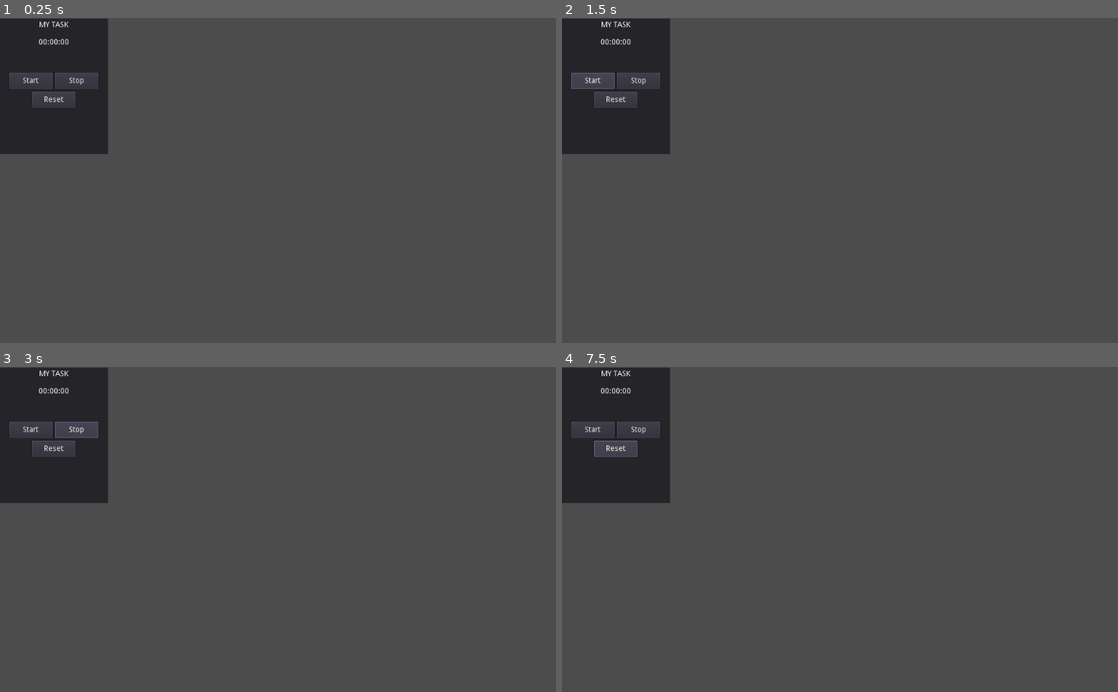
Above: before the commit, frames 1-4 (two rows, left to right).
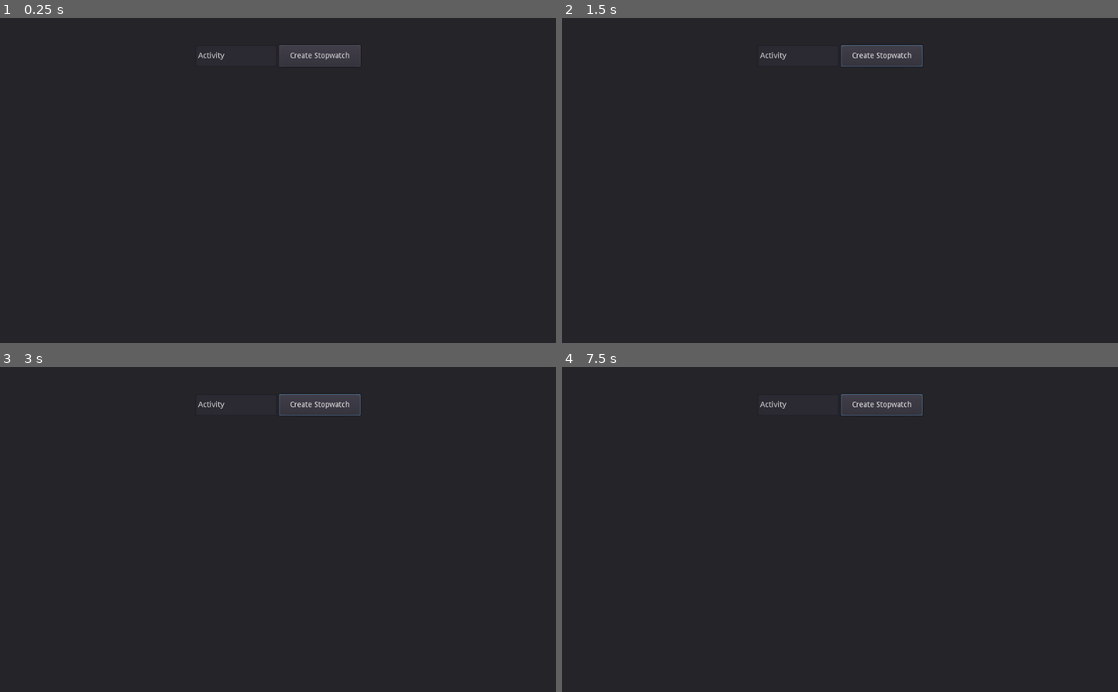
Above: after the commit, the same moments.

Repository: gil-x/task-timer
Game: Godot game, scene res://Dashboard.tscn
The game is run twice, just before and just after one commit, with the same random seed, the same clock (stepped at 60 frames per second) and the same inputs. Before the commit the project starts from res://Stopwatch.tscn.
Inputs (mouse positions are in pixels of both pictures, inside the frame that each line leads up to):
- Up to frame 1 (0.25 s): no input
- Up to frame 2 (1.5 s): click (884, 57) at 0.5 s, where only the run after the commit has a clickable "Create Stopwatch"; click (595, 79) at 1.25 s, where only the run before the commit has a clickable "Start"
- Up to frame 3 (3 s): click (33, 428) at 2 s, where only the run before the commit has a clickable "Start"; click (77, 428) at 2.75 s, where only the run before the commit has a clickable "Stop"
- Up to frame 4 (7.5 s): click (884, 406) at 3.5 s, where only the run after the commit has a clickable "Create Stopwatch"; click (639, 428) at 4.25 s, where only the run before the commit has a clickable "Stop"; click (595, 428) at 5 s, where only the run before the commit has a clickable "Start"; click (884, 406) at 5.75 s, where only the run after the commit has a clickable "Create Stopwatch"; click (639, 428) at 6.5 s, where only the run before the commit has a clickable "Stop"; click (617, 448) at 7.25 s, where only the run before the commit has a clickable "Reset"

The runs differ from the first frame. In frame 1, 92% of the frame differs, in the area x 0-100%, y 0-100%; in frame 2, 92%; in frame 3, 92%; in frame 4, 92%.

Commit message:
Dashboard scene and stopwatch generation.

Diff:
--- /dev/null
+++ b/Dashboard.gd
@@ -0,0 +1,14 @@
+extends Control
+
+const STOPWATCH = preload("res://Stopwatch.tscn")
+
+func _ready():
+	pass # Replace with function body.
+
+
+func _on_Create_pressed():
+	if not $Panel/HBoxContainer/Input.text in ["Activity", ""]:
+		print("OK")
+		var stopwatch = STOPWATCH.instance()
+#		stopwatch/name.text = $Panel/HBoxContainer/Input.text
+		$Panel/Container.add_child(stopwatch)
--- /dev/null
+++ b/Dashboard.tscn
@@ -0,0 +1,59 @@
+[gd_scene load_steps=2 format=2]
+
+[ext_resource path="res://Dashboard.gd" type="Script" id=1]
+
+[node name="Dashboard" type="Control"]
+anchor_right = 1.0
+anchor_bottom = 1.0
+script = ExtResource( 1 )
+__meta__ = {
+"_edit_use_anchors_": false
+}
+
+[node name="Panel" type="Panel" parent="."]
+anchor_right = 1.0
+anchor_bottom = 1.0
+__meta__ = {
+"_edit_use_anchors_": false
+}
+
+[node name="HBoxContainer" type="HBoxContainer" parent="Panel"]
+anchor_right = 1.0
+anchor_bottom = 0.04
+margin_top = 50.0
+margin_bottom = 66.0
+alignment = 1
+__meta__ = {
+"_edit_use_anchors_": true
+}
+
+[node name="Input" type="LineEdit" parent="Panel/HBoxContainer"]
+margin_left = 360.0
+margin_right = 510.0
+margin_bottom = 39.0
+rect_min_size = Vector2( 150, 0 )
+text = "Activity"
+__meta__ = {
+"_edit_use_anchors_": false
+}
+
+[node name="Create" type="Button" parent="Panel/HBoxContainer"]
+margin_left = 514.0
+margin_right = 664.0
+margin_bottom = 39.0
+rect_min_size = Vector2( 150, 0 )
+mouse_default_cursor_shape = 2
+text = "Create Stopwatch"
+__meta__ = {
+"_edit_use_anchors_": false
+}
+
+[node name="Container" type="GridContainer" parent="Panel"]
+anchor_top = 0.166667
+anchor_right = 1.0
+anchor_bottom = 1.0
+margin_top = -7.62939e-06
+__meta__ = {
+"_edit_use_anchors_": false
+}
+[connection signal="pressed" from="Panel/HBoxContainer/Create" to="." method="_on_Create_pressed"]
--- a/Stopwatch.gd
+++ b/Stopwatch.gd
@@ -7,6 +7,9 @@
 	$Timer.connect("timeout", self, "_on_Timer_timeout")
 	$Timer.set_wait_time(1.0)
 
+
+func _init_(name : String):
+	$Panel/Name.text = name
 
 func _on_Timer_timeout():
 	add_1_second()
@@ -21,7 +24,11 @@
 	var hours = int(time_in_seconds / 60 / 60)
 	var minutes = int(time_in_seconds / 60) - (hours * 60)
 	var seconds = time_in_seconds % 60
-	return "{h}:{m}:{s}".format({ "h": "%02d" % hours, "m": "%02d" % minutes, "s": "%02d" % seconds })
+	return "{h}:{m}:{s}".format({
+			"h": "%02d" % hours,
+			"m": "%02d" % minutes,
+			"s": "%02d" % seconds
+		})
 
 
 func update_display():
--- a/project.godot
+++ b/project.godot
@@ -16,7 +16,7 @@
 [application]
 
 config/name="Task Timer"
-run/main_scene="res://Stopwatch.tscn"
+run/main_scene="res://Dashboard.tscn"
 config/icon="res://icon.png"
 
 [rendering]
